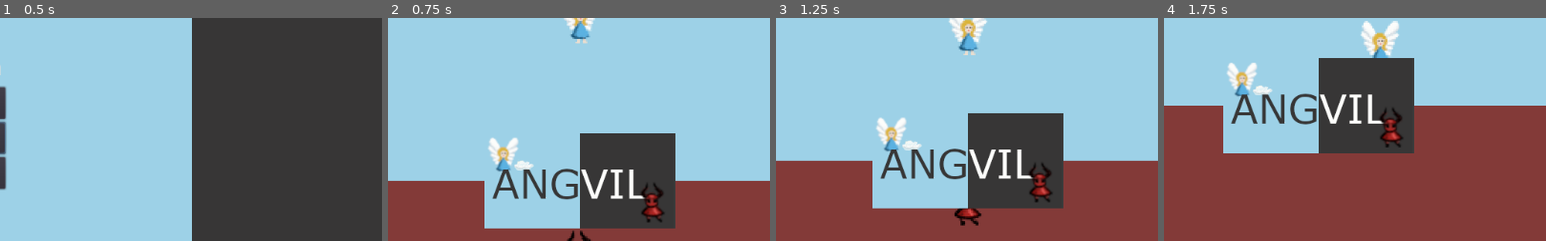
Above: before the commit, frames 1-4 (left to right).
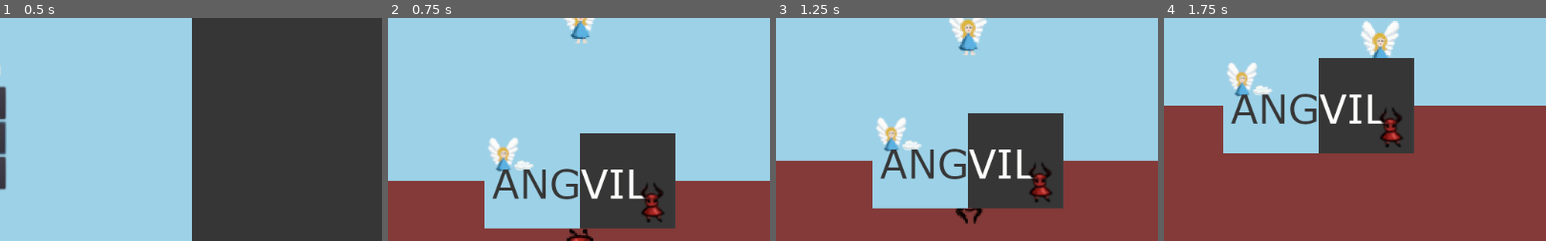
Above: after the commit, the same moments.

Repository: ang-vil/angvil
Game: Godot game, scene res://scenes/menu.tscn
Two runs of this game, one before a commit and one after it. Both use one fixed random seed, a clock stepped at 60 frames per second and the inputs below.
Inputs (mouse positions are % of the whole screen's width and height, from its top left):
- Up to frame 1 (0.5 s): no input
- Up to frame 2 (0.75 s): click "run game" at 0.5 s
- Up to frame 3 (1.25 s): no input
- Up to frame 4 (1.75 s): tap Enter at 1.25 s; move the mouse to (72, 45) at 1.27 s; hold Right (key_right) from 1.28 s (still down); click (72, 45) at 1.42 s
The pictures show only the part of the screen within x 25-75%, y 50-100%; the shares and areas given below are measured in that part.

Frame 1 is identical in both runs. In frame 2, 0.2% of the frame differs, in the area x 46-54%, y 94-100%; in frame 3, 0.4%, in the area x 46-55%, y 85-94%; in frame 4, nothing differs.

Commit message:
Flip devil sprite

Diff:
--- a/scenes/Level.tscn
+++ b/scenes/Level.tscn
@@ -59,6 +59,7 @@
 script = ExtResource( 4 )
 
 [node name="Sprite" type="Sprite" parent="devil"]
+scale = Vector2( -1, -1 )
 texture = ExtResource( 3 )
 
 [node name="CollisionShape2D" type="CollisionShape2D" parent="devil"]
